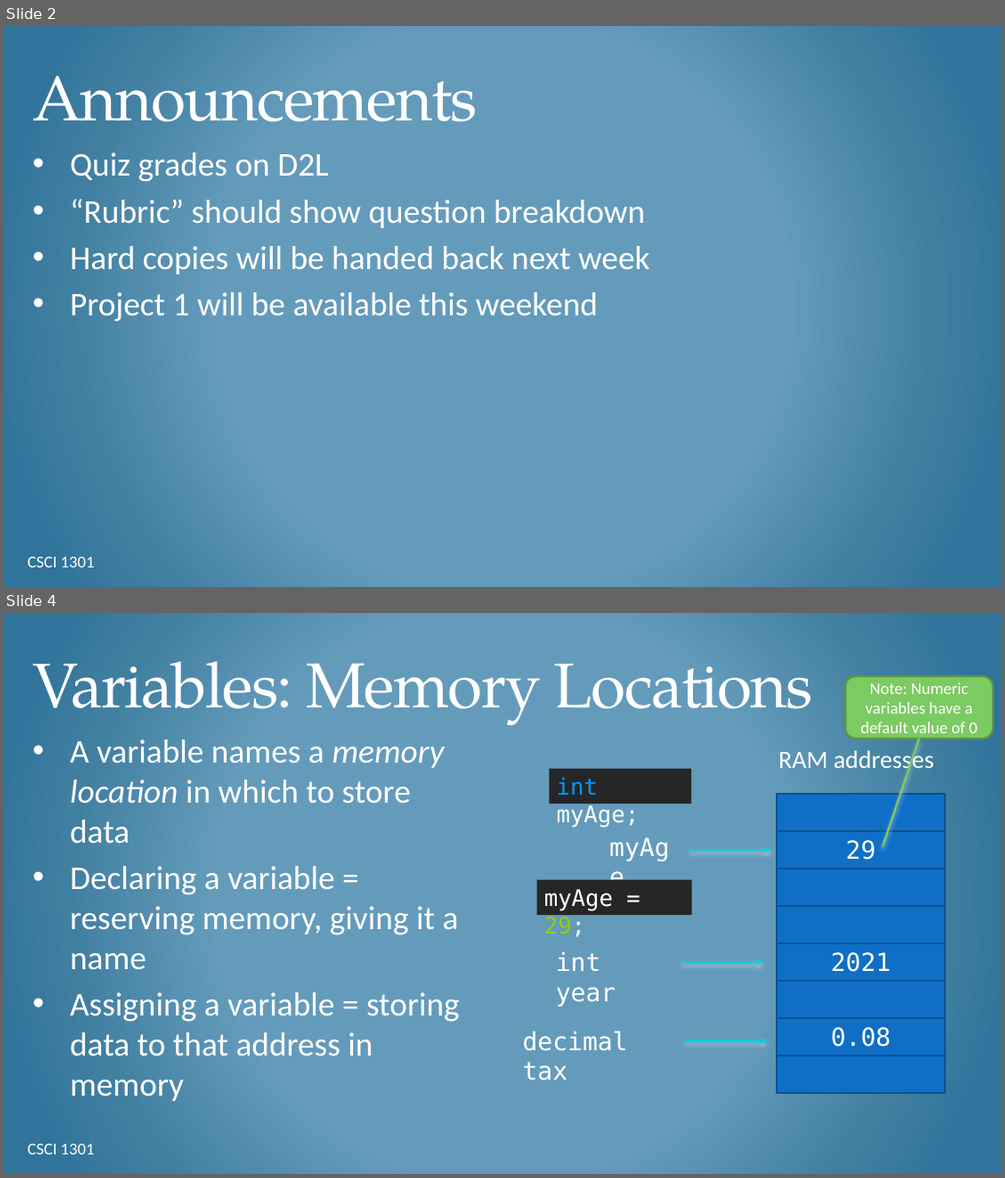
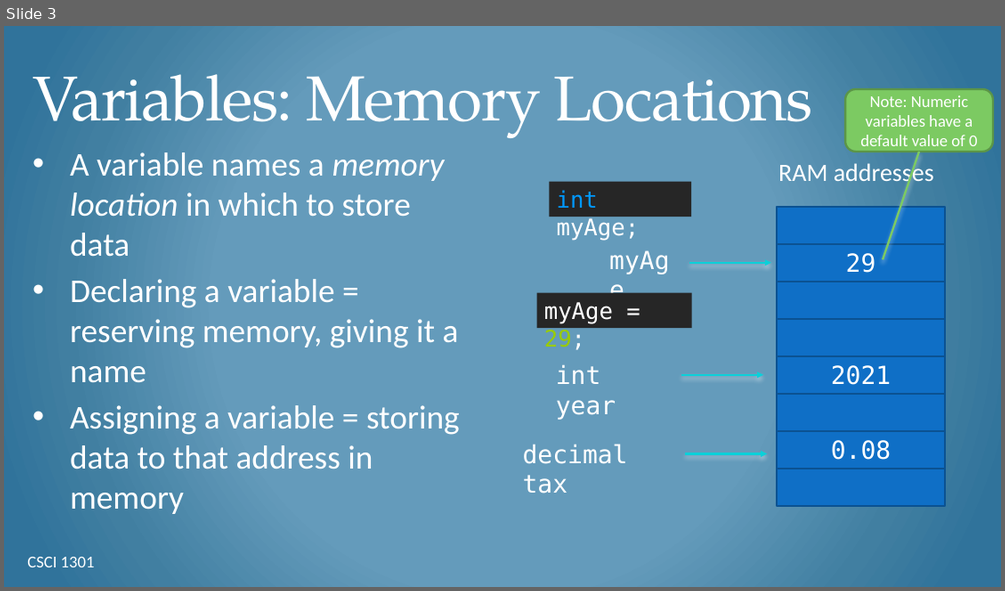
Before and after one commit to csci-1301/csci-1301.github.io, a slide deck: lectures/030_datatypes_and_variables/Datatypes-Variables-Details.pptx. Shown one above the other, each under a label of ours: slides 2 and 4 before the commit, slide 3 after it; the slides between them are not shown. The pictures are 1005x1178 and 1005x591 pixels, drawn with LibreOffice and Linux fonts; fonts in the diff are those of the drawing; background and template pictures are left out. Boxes give left, top, right and bottom in pixels: in the first picture for what was removed or moved away, otherwise in the second. Text is boxed around its words. In the diff, an @@ line names an element or a change of style, - is before the commit and + after.

```diff
--- a/lectures/030_datatypes_and_variables/Datatypes-Variables-Details.pptx
+++ b/lectures/030_datatypes_and_variables/Datatypes-Variables-Details.pptx
@@ slide 2 removed at box(4, 26, 1001, 587), background gradient #659ABC to #427FA1 to #30759B @@
@@ title removed at box(32, 54, 477, 144) @@
-Announcements
@@ text removed at box(70, 152, 650, 321) @@
-• Quiz grades on D2L
-• “Rubric” should show question breakdown
-• Hard copies will be handed back next week
-• Project 1 will be available this weekend
@@ text removed at box(27, 556, 95, 567) @@
-CSCI 1301
@@ what was slide 4 is now slide 3 @@
```
Also in this commit, not shown: 5 slides changed, 4 other slides removed, 7 other files.
